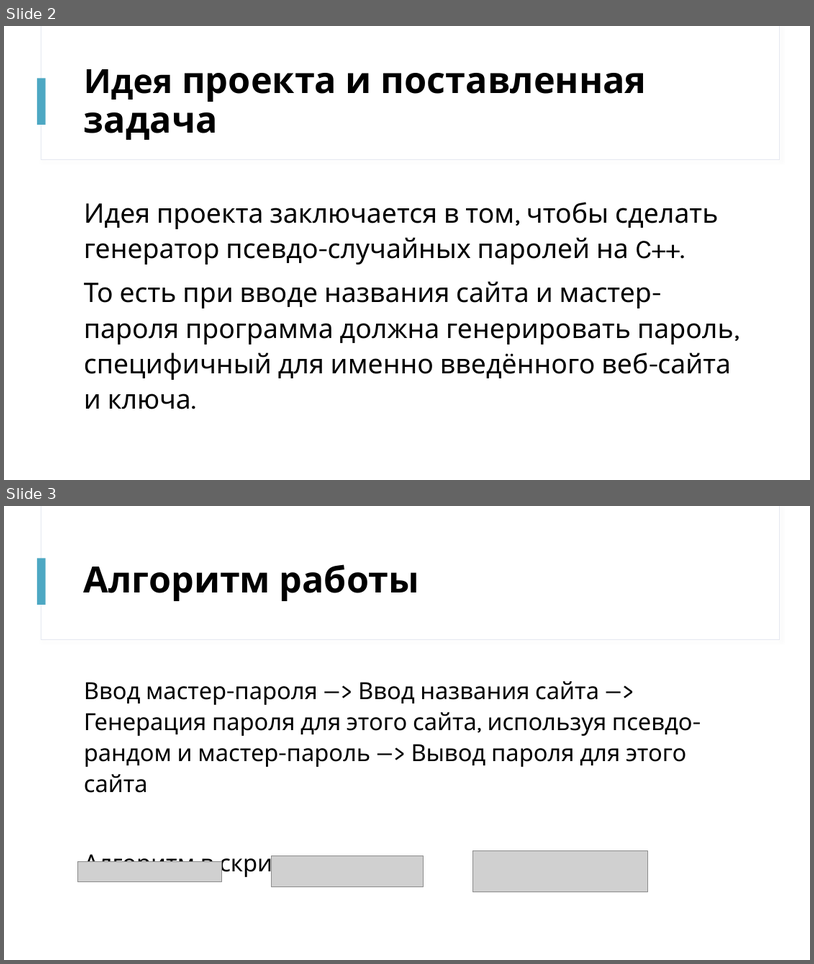
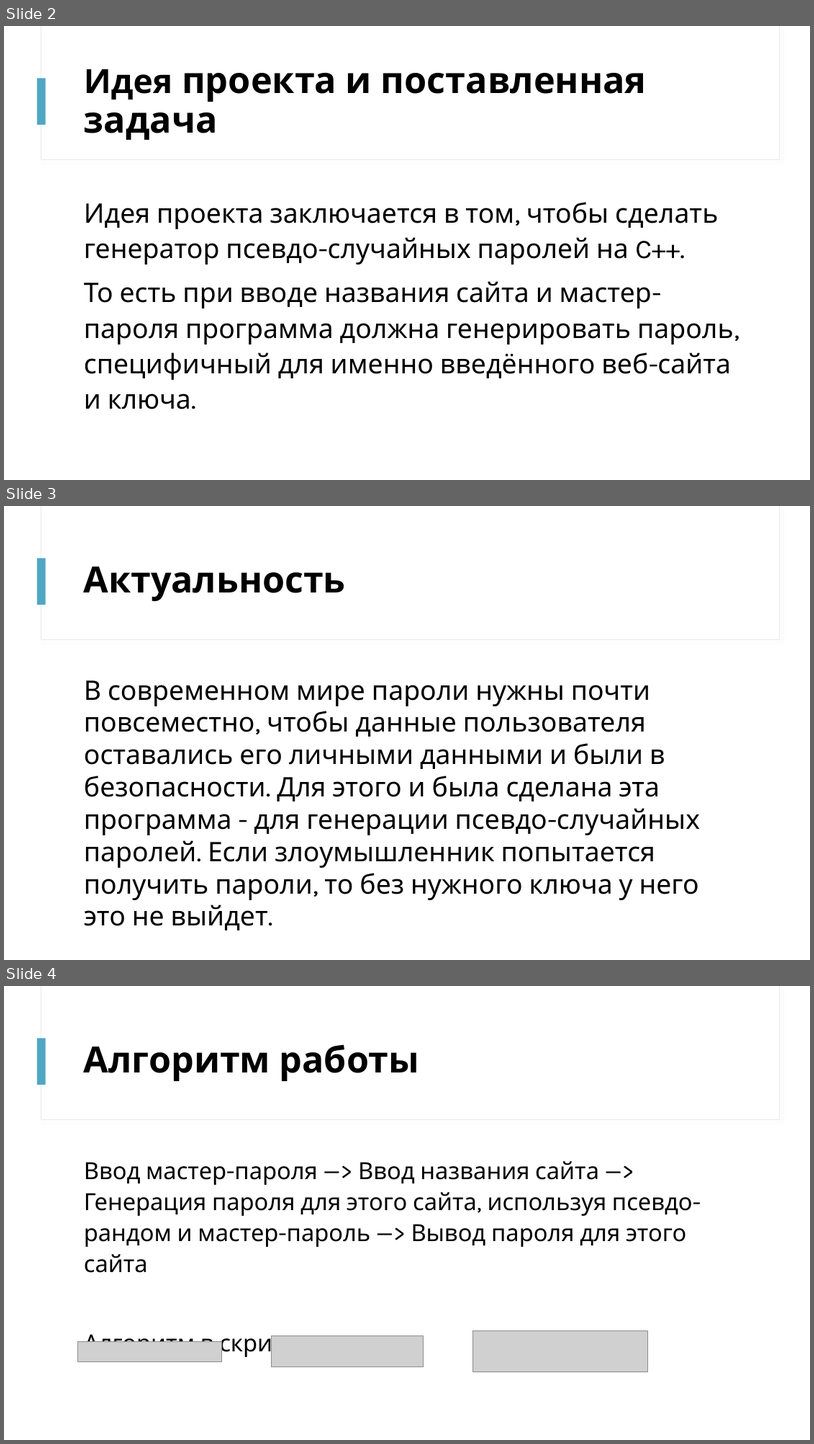
Before and after one commit to dimont212/Cpp-PasswordGenerator, a slide deck: Presentation.pptx. Shown one above the other, each under a label of ours: slides 2 and 3 before the commit, slides 2, 3 and 4 after it. The pictures are 814x964 and 814x1444 pixels, drawn with LibreOffice and Linux fonts; fonts in the diff are those of the drawing; grey boxes stand for pictures. Boxes give left, top, right and bottom in pixels: in the first picture for what was removed or moved away, otherwise in the second. Text is boxed around its words. In the diff, an @@ line names an element or a change of style, - is before the commit and + after.

```diff
--- a/Presentation.pptx
+++ b/Presentation.pptx
@@ slide 3 added at [4,506,810,960], background #FFFFFF; not listed: 3 template elements that a slide beside it also shows @@
@@ title added at [84,566,346,601], 43 pt, text #000000, bold @@
+Актуальность
@@ text added at [84,680,700,930], 32 pt, text #000000 @@
+В современном мире пароли нужны почти повсеместно, чтобы данные пользователя оставались его личными данными и были в безопасности. Для этого и была сделана эта программа - для генерации псевдо-случайных паролей. Если злоумышленник попытается получить пароли, то без нужного ключа у него это не выйдет.
@@ what was slide 3 is now slide 4 @@
```
Also in this commit, not shown: 1 slide changed, 1 other file.
